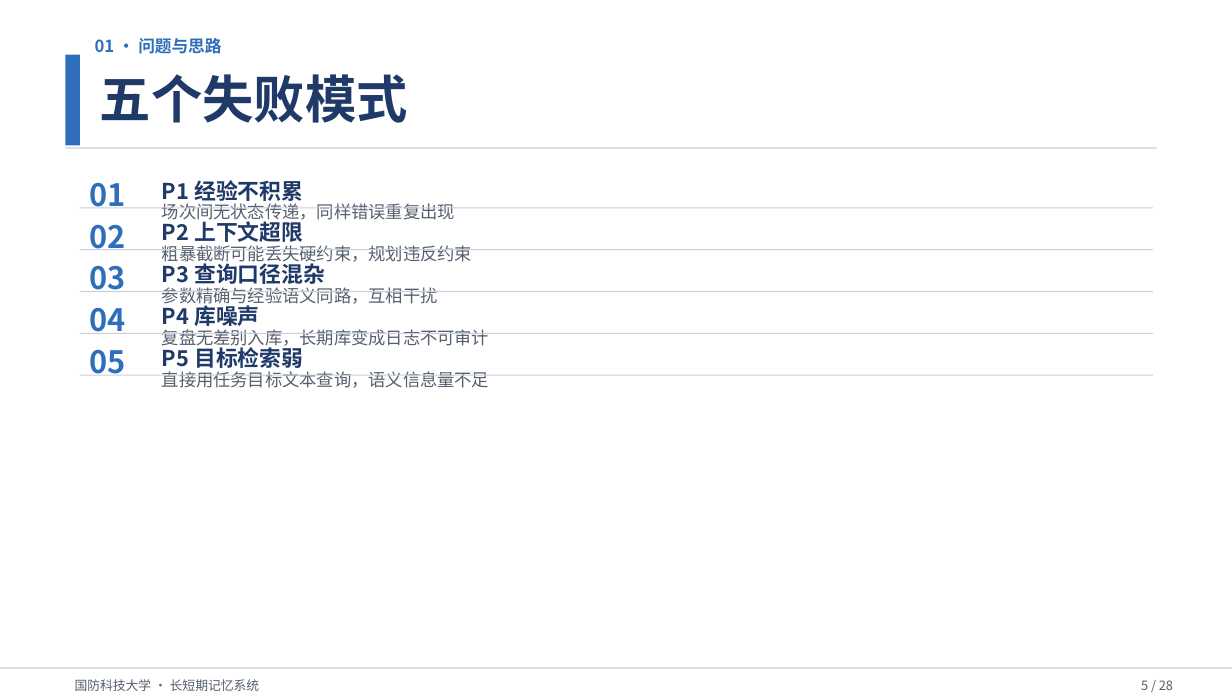
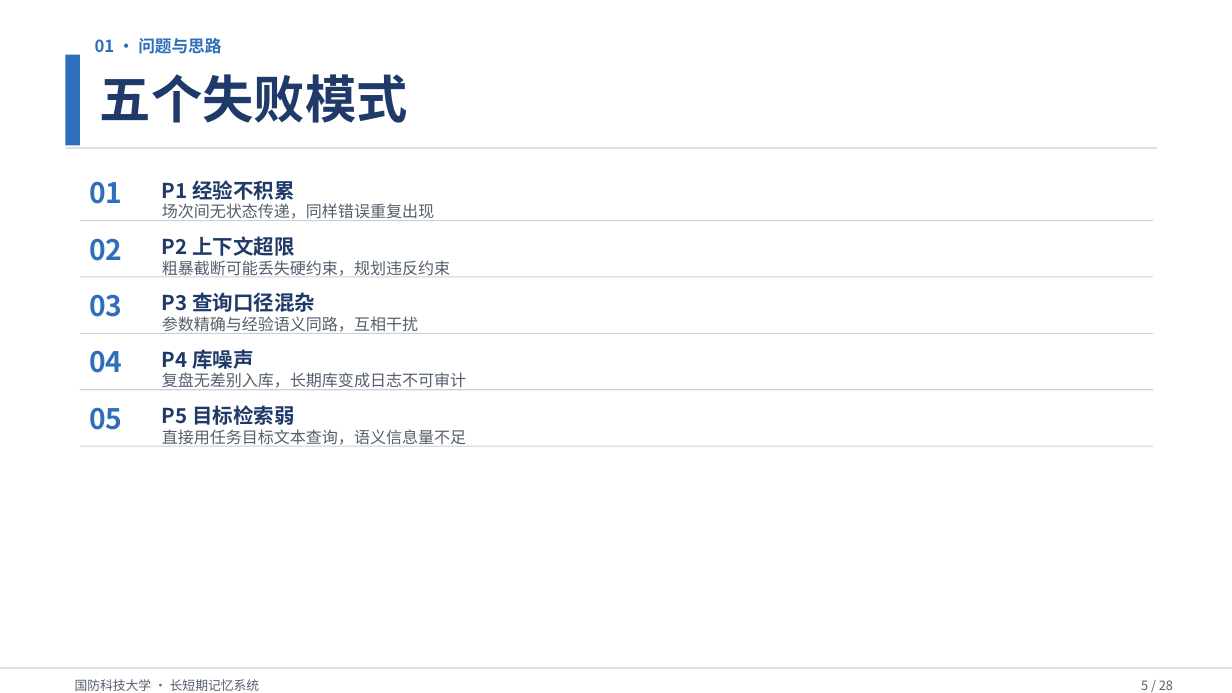
Before and after one commit to Outer-nebula-observer/yz-03, a slide deck: slide 5 of 汇报PPT/最终汇报成果.pptx. Drawn at 1232x693 pixels with LibreOffice and Linux fonts; fonts in the diff are those of the drawing. Boxes give left, top, right and bottom in pixels: in the first picture for what was removed or moved away, otherwise in the second. Text is boxed around its words. In the diff, an @@ line names an element or a change of style, - is before the commit and + after.

```diff
--- a/汇报PPT/最终汇报成果.pptx
+++ b/汇报PPT/最终汇报成果.pptx
@@ text "02": place and size @@
-text "02" at bbox=[89, 224, 125, 250]
+text "02" at bbox=[89, 238, 122, 261]
@@ rectangle: place and size @@
-rectangle at bbox=[80, 207, 1153, 208]
+rectangle at bbox=[80, 220, 1153, 221]
@@ text "P2 上下文超限": place and size @@
-text "P2 上下文超限" at bbox=[162, 219, 303, 247]
+text "P2 上下文超限" at bbox=[162, 236, 294, 256]
@@ text "粗暴截断可能丢失硬约束，规划违反约束": place and size @@
-text "粗暴截断可能丢失硬约束，规划违反约束" at bbox=[162, 245, 472, 266]
+text "粗暴截断可能丢失硬约束，规划违反约束" at bbox=[162, 260, 450, 276]
@@ text "03": place and size @@
-text "03" at bbox=[89, 265, 125, 292]
+text "03" at bbox=[89, 294, 122, 317]
@@ rectangle: place and size @@
-rectangle at bbox=[80, 250, 1153, 250]
+rectangle at bbox=[80, 276, 1153, 277]
@@ text "P3 查询口径混杂": place and size @@
-text "P3 查询口径混杂" at bbox=[162, 260, 325, 288]
+text "P3 查询口径混杂" at bbox=[162, 292, 315, 312]
@@ text "参数精确与经验语义同路，互相干扰": place and size @@
-text "参数精确与经验语义同路，互相干扰" at bbox=[162, 287, 438, 308]
+text "参数精确与经验语义同路，互相干扰" at bbox=[162, 316, 418, 334]
@@ text "04": place and size @@
-text "04" at bbox=[89, 308, 125, 334]
+text "04" at bbox=[89, 350, 122, 373]
@@ text "P4 库噪声": place and size @@
-text "P4 库噪声" at bbox=[162, 302, 260, 330]
+text "P4 库噪声" at bbox=[162, 349, 253, 373]
@@ rectangle: place and size @@
-rectangle at bbox=[80, 291, 1153, 292]
+rectangle at bbox=[80, 389, 1153, 390]
@@ text "复盘无差别入库，长期库变成日志不可审计": place and size @@
-text "复盘无差别入库，长期库变成日志不可审计" at bbox=[162, 329, 489, 349]
+text "复盘无差别入库，长期库变成日志不可审计" at bbox=[162, 372, 466, 390]
@@ size 24 to 22 pt in 5 elements at bbox=[89, 181, 122, 204], bbox=[89, 238, 122, 261], bbox=[89, 294, 122, 317], bbox=[89, 350, 122, 373], bbox=[89, 407, 122, 430] @@
@@ text "05": place and size @@
-text "05" at bbox=[89, 350, 125, 374]
+text "05" at bbox=[89, 407, 122, 430]
@@ size 17 to 16 pt in 5 elements at bbox=[162, 180, 294, 200], bbox=[162, 236, 294, 256], bbox=[162, 292, 315, 312], bbox=[162, 349, 253, 373], bbox=[162, 405, 294, 425] @@
@@ text "P5 目标检索弱": place and size @@
-text "P5 目标检索弱" at bbox=[162, 344, 303, 372]
+text "P5 目标检索弱" at bbox=[162, 405, 294, 425]
@@ rectangle: place and size @@
-rectangle at bbox=[80, 375, 1153, 376]
+rectangle at bbox=[80, 445, 1153, 446]
@@ size 13.5 to 12.5 pt in 5 elements at bbox=[162, 203, 434, 221], bbox=[162, 260, 450, 276], bbox=[162, 316, 418, 334], bbox=[162, 372, 466, 390], bbox=[162, 429, 466, 445] @@
@@ text "直接用任务目标文本查询，语义信息量不足": place and size @@
-text "直接用任务目标文本查询，语义信息量不足" at bbox=[162, 371, 489, 388]
+text "直接用任务目标文本查询，语义信息量不足" at bbox=[162, 429, 466, 445]
```
Also in this commit, not shown: 18 other slides changed, 1 other file.
